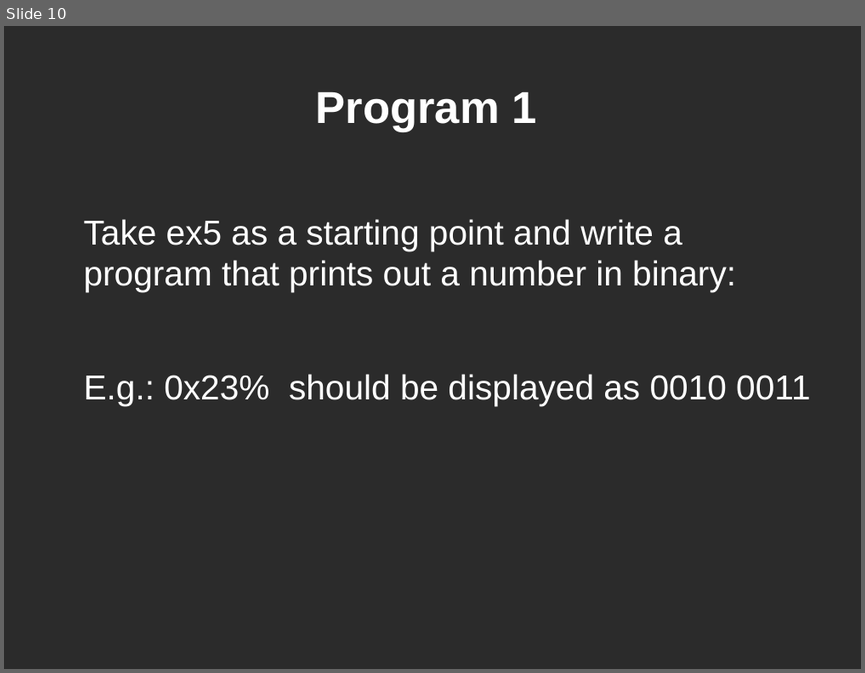
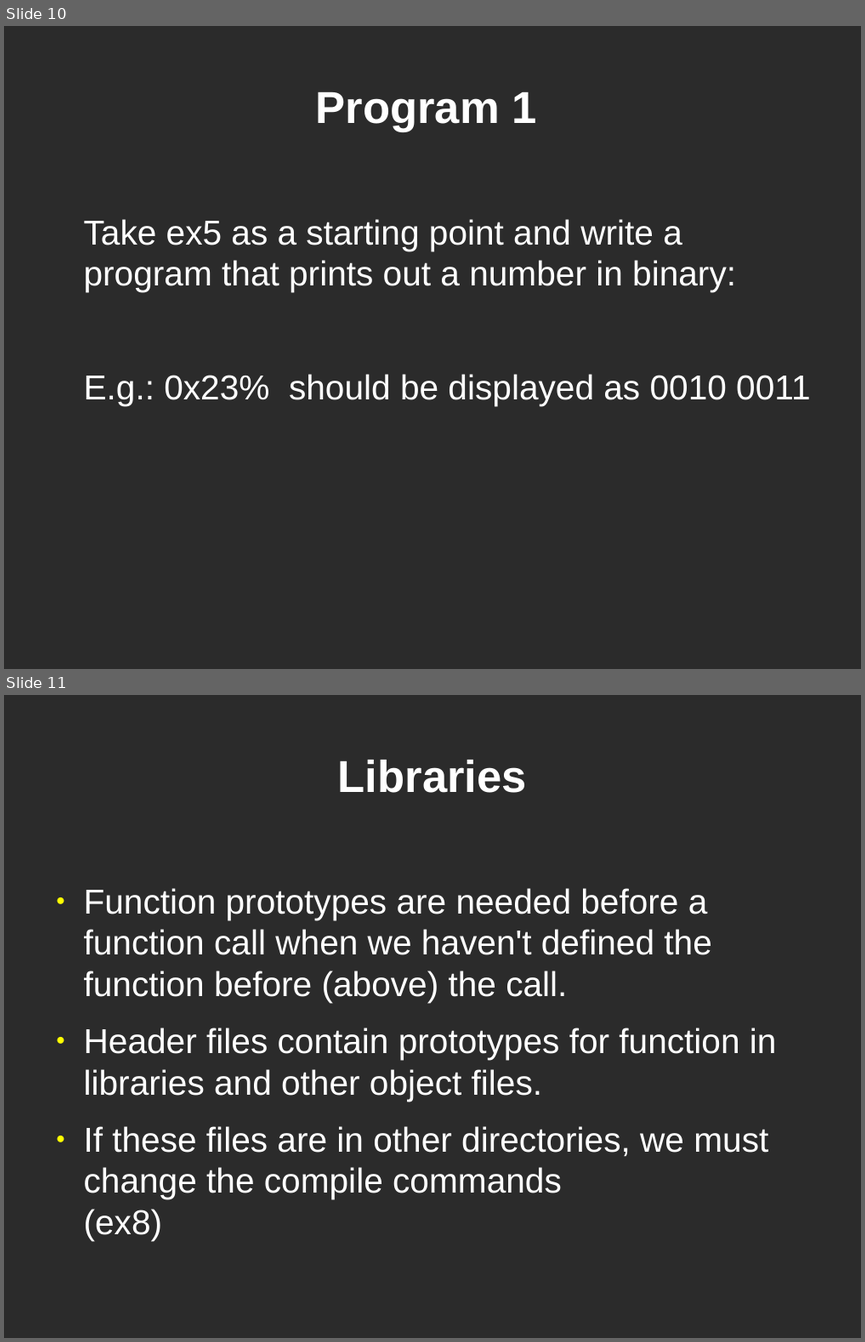
Before and after one commit to dklamet/class, a slide deck: docs/class2.odp. Shown one above the other, each under a label of ours: slide 10 before the commit, slides 10 and 11 after it. The pictures are 865x673 and 865x1342 pixels, drawn with LibreOffice and Linux fonts; fonts in the diff are those of the drawing; background and template pictures are left out; a plain dark background stands for a picture behind light text. Boxes give left, top, right and bottom in pixels: in the first picture for what was removed or moved away, otherwise in the second. Text is boxed around its words. In the diff, an @@ line names an element or a change of style, - is before the commit and + after.

```diff
--- a/docs/class2.odp
+++ b/docs/class2.odp
@@ slide 11 added at (4, 695, 861, 1338), background picture (left out) @@
@@ title added at (338, 760, 527, 793), 41.4 pt, text #FFFFFF, bold @@
+Libraries
@@ text added at (84, 888, 777, 1241), 32 pt, text #FFFFFF @@
+● Function prototypes are needed before a function call when we haven't defined the function before (above) the call.
+● Header files contain prototypes for function in libraries and other object files.
+● If these files are in other directories, we must change the compile commands
+  (ex8)
```
Also in this commit, not shown: 2 slides changed, 2 other slides added, 6 other files.
